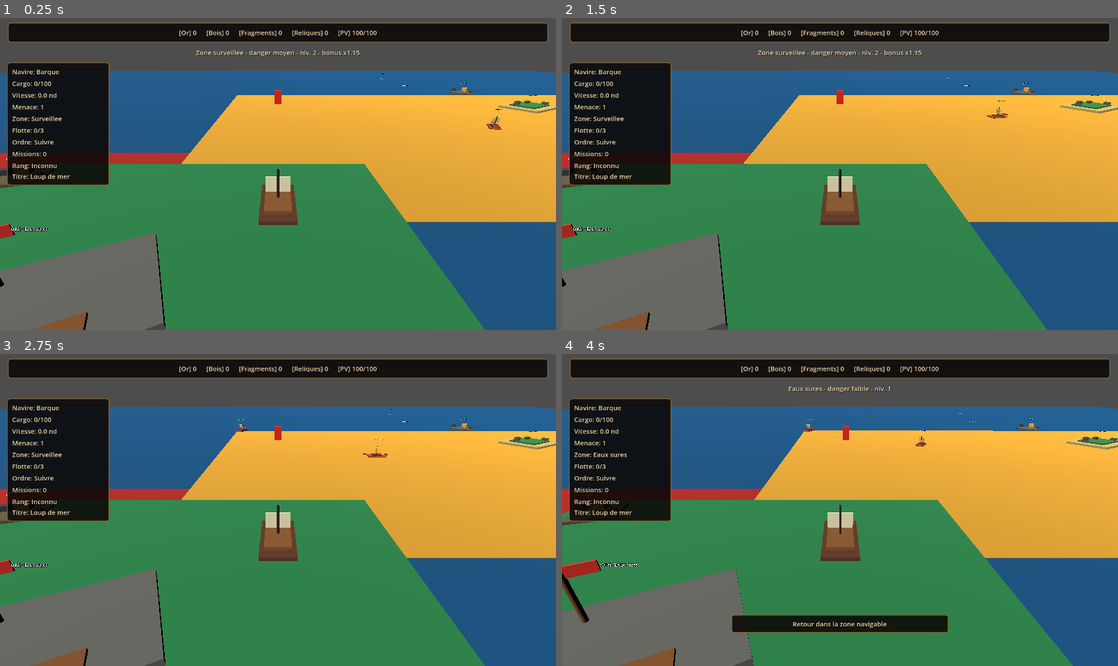
Above: before the commit, frames 1-4 (two rows, left to right).
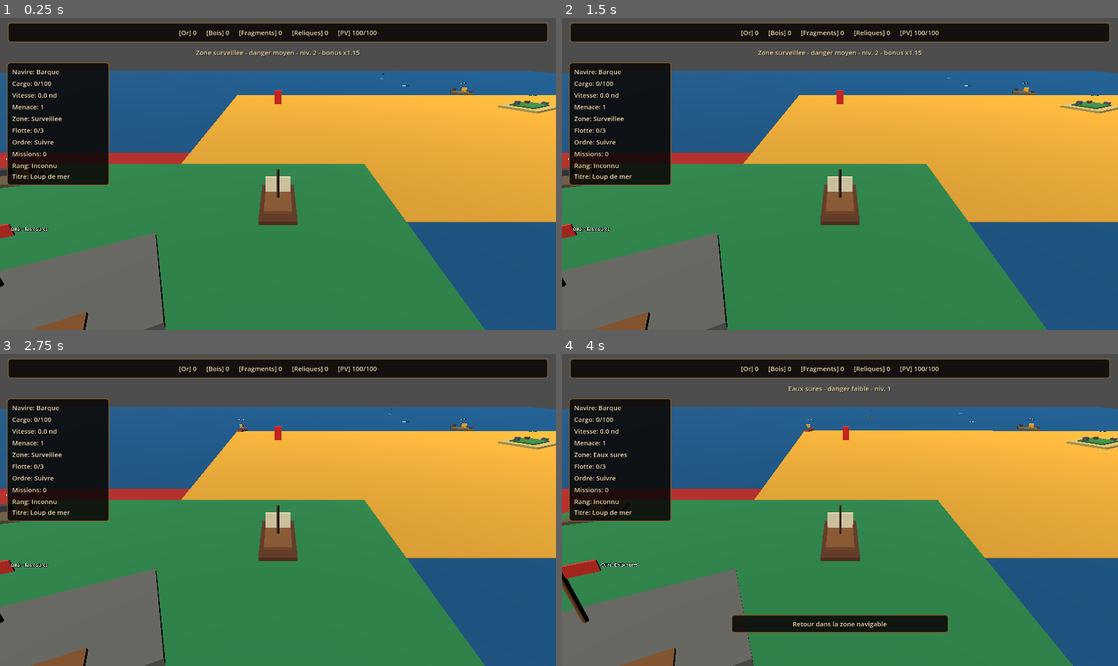
Above: after the commit, the same moments.

Repository: blou132/jeux-pirate
Game: Godot game, scene res://scenes/world/World.tscn
Same seed, same stepped clock (60 frames per second), same inputs: the game is played once before the commit and once after it.
Inputs (mouse positions are in pixels of both pictures, inside the frame that each line leads up to):
- Up to frame 1 (0.25 s): no input
- Up to frame 2 (1.5 s): tap Enter at 0.5 s; move the mouse to (962, 158) at 0.52 s; hold D 0.53-1.25 s; tap R at 0.6 s; click (962, 158) at 0.67 s; drag from (728, 189) to (812, 236) at 1.27 s
- Up to frame 3 (2.75 s): move the mouse to (333, 441) at 2.02 s; hold D from 2.03 s (still down); hold Q from 2.03 s (still down)
- Up to frame 4 (4 s): release D at 2.75 s; release Q at 2.75 s; drag from (812, 572) to (673, 463) at 2.77 s; move the mouse to (1006, 556) at 3.52 s; hold A from 3.53 s (still down); tap C at 3.6 s

The runs differ from the first frame. In frame 1, less than 0.1% of the frame differs, in the area x 87-91%, y 29-36%; in frame 2, less than 0.1%; in frame 3, less than 0.1%; in frame 4, less than 0.1%.

Commit message:
fix: prevent safe zones from blocking all spawns

Diff:
--- a/scripts/world/MarineCreatureSpawner.gd
+++ b/scripts/world/MarineCreatureSpawner.gd
@@ -7,6 +7,7 @@
 @export var spawn_check_interval: float = 3.0
 @export var min_player_spawn_distance: float = 18.0
 @export var port_avoidance_distance: float = 48.0
+@export var fallback_port_avoidance_distance: float = 30.0
 @export var debug_creature_spawns: bool = false
 
 var _active_creatures: Array[Node] = []
@@ -92,11 +93,9 @@
 
 func _pick_spawn_point() -> Marker3D:
 	_refresh_spawn_points()
-	var valid_points: Array[Marker3D] = []
-
-	for spawn_point in _spawn_points:
-		if _is_spawn_point_valid(spawn_point):
-			valid_points.append(spawn_point)
+	var valid_points: Array[Marker3D] = _get_valid_spawn_points(port_avoidance_distance)
+	if valid_points.is_empty() and fallback_port_avoidance_distance < port_avoidance_distance:
+		valid_points = _get_valid_spawn_points(fallback_port_avoidance_distance)
 
 	if valid_points.is_empty():
 		return null
@@ -104,7 +103,16 @@
 	return _pick_weighted_spawn_point(valid_points)
 
 
-func _is_spawn_point_valid(spawn_point: Marker3D) -> bool:
+func _get_valid_spawn_points(required_port_avoidance_distance: float) -> Array[Marker3D]:
+	var valid_points: Array[Marker3D] = []
+	for spawn_point in _spawn_points:
+		if _is_spawn_point_valid(spawn_point, required_port_avoidance_distance):
+			valid_points.append(spawn_point)
+
+	return valid_points
+
+
+func _is_spawn_point_valid(spawn_point: Marker3D, required_port_avoidance_distance: float) -> bool:
 	var player: Node3D = get_tree().get_first_node_in_group("player") as Node3D
 	if player != null:
 		var player_distance: float = spawn_point.global_position.distance_to(player.global_position)
@@ -117,7 +125,7 @@
 
 		var port_node: Node3D = port as Node3D
 		var port_distance: float = spawn_point.global_position.distance_to(port_node.global_position)
-		if port_distance < port_avoidance_distance:
+		if port_distance < required_port_avoidance_distance:
 			return false
 
 	return true
--- a/scripts/world/SpawnManager.gd
+++ b/scripts/world/SpawnManager.gd
@@ -7,6 +7,7 @@
 @export var spawn_check_interval: float = 2.5
 @export var min_player_spawn_distance: float = 22.0
 @export var port_avoidance_distance: float = 45.0
+@export var fallback_port_avoidance_distance: float = 28.0
 
 var _active_enemies: Array[Node] = []
 var _spawn_points: Array[Marker3D] = []
@@ -91,11 +92,9 @@
 
 func _pick_spawn_point() -> Marker3D:
 	_refresh_spawn_points()
-	var valid_points: Array[Marker3D] = []
-
-	for spawn_point in _spawn_points:
-		if _is_spawn_point_valid(spawn_point):
-			valid_points.append(spawn_point)
+	var valid_points: Array[Marker3D] = _get_valid_spawn_points(port_avoidance_distance)
+	if valid_points.is_empty() and fallback_port_avoidance_distance < port_avoidance_distance:
+		valid_points = _get_valid_spawn_points(fallback_port_avoidance_distance)
 
 	if valid_points.is_empty():
 		return null
@@ -103,17 +102,29 @@
 	return _pick_weighted_spawn_point(valid_points)
 
 
-func _is_spawn_point_valid(spawn_point: Marker3D) -> bool:
+func _get_valid_spawn_points(required_port_avoidance_distance: float) -> Array[Marker3D]:
+	var valid_points: Array[Marker3D] = []
+	for spawn_point in _spawn_points:
+		if _is_spawn_point_valid(spawn_point, required_port_avoidance_distance):
+			valid_points.append(spawn_point)
+
+	return valid_points
+
+
+func _is_spawn_point_valid(spawn_point: Marker3D, required_port_avoidance_distance: float) -> bool:
 	var player := get_tree().get_first_node_in_group("player") as Node3D
 	if player != null:
 		var player_distance := spawn_point.global_position.distance_to(player.global_position)
 		if player_distance < min_player_spawn_distance:
 			return false
 
-	var port := get_tree().get_first_node_in_group("ports") as Node3D
-	if port != null:
-		var port_distance := spawn_point.global_position.distance_to(port.global_position)
-		if port_distance < port_avoidance_distance:
+	for port in get_tree().get_nodes_in_group("ports"):
+		if not port is Node3D:
+			continue
+
+		var port_node: Node3D = port as Node3D
+		var port_distance: float = spawn_point.global_position.distance_to(port_node.global_position)
+		if port_distance < required_port_avoidance_distance:
 			return false
 
 	return true
